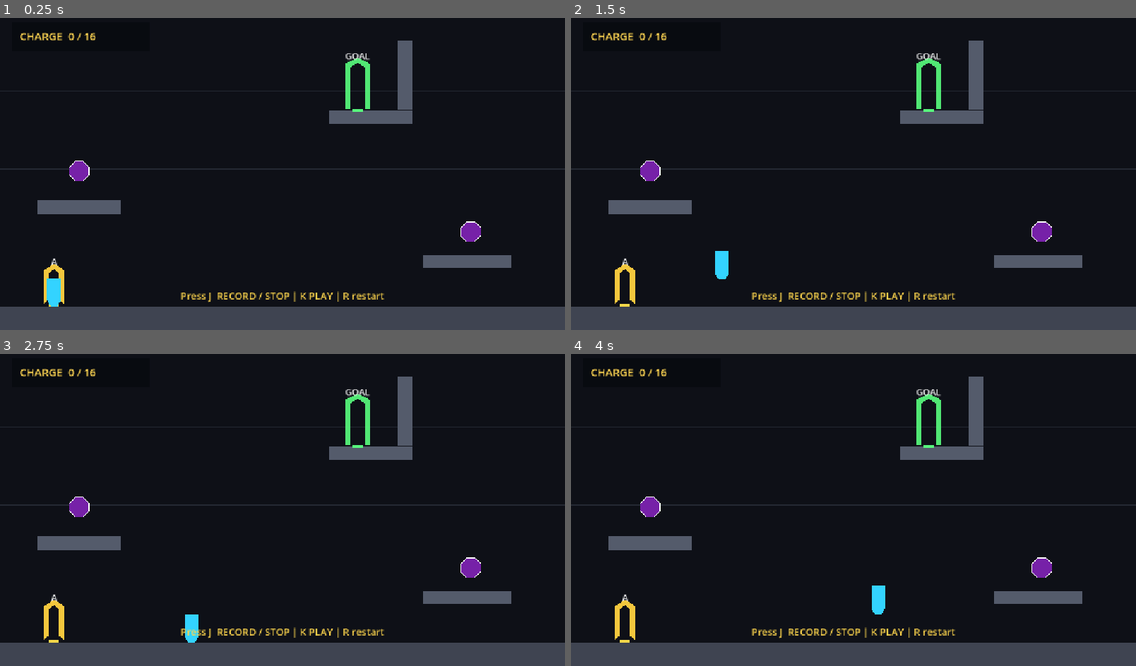
Above: before the commit, frames 1-4 (two rows, left to right).
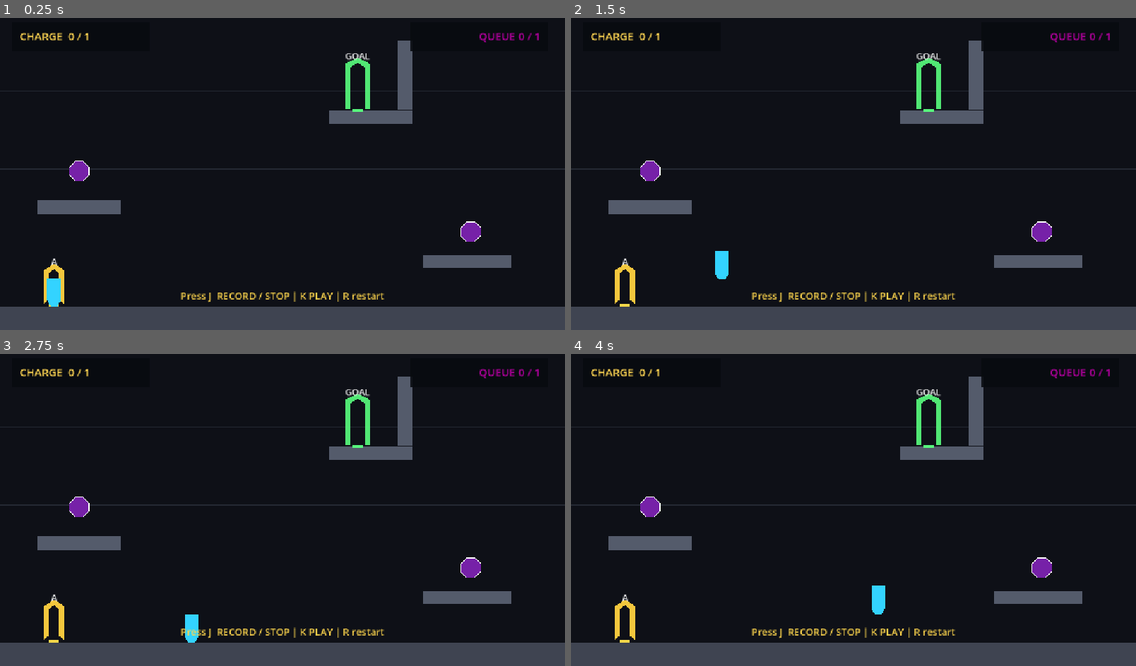
Above: after the commit, the same moments.

Repository: chingminghu/10_seconds
Game: Godot game, scene res://scenes/levels/level1_v2.tscn
Same seed, same stepped clock (60 frames per second), same inputs: the game is played once before the commit and once after it. This scene is started directly instead of the project's main scene.
Inputs:
- Up to frame 1 (0.25 s): no input
- Up to frame 2 (1.5 s): tap J at 0.5, 1.25 s; hold Enter (play_record) 0.53-1.28 s; hold D (move_right) from 0.53 s (still down); tap Space (jump) at 0.77 s; tap Backspace (return_previous_anchor) at 1.35 s
- Up to frame 3 (2.75 s): tap Space (jump) at 1.52 s; tap J at 2 s; release D (move_right) at 2.03 s; hold A (move_left) from 2.03 s (still down); hold Shift (slow_move) from 2.03 s (still down)
- Up to frame 4 (4 s): tap J at 2.75, 2.85, 3.5 s; release A (move_left) at 2.78 s; release Shift (slow_move) at 2.78 s; hold D (move_right) from 2.78 s (still down); tap Space (jump) at 3.02, 3.77 s; tap K at 3.6 s

The runs differ from the first frame. In frame 1, 0.2% of the frame differs, in the area x 15-96%, y 4-11%; in frame 2, 0.2%; in frame 3, 0.2%; in frame 4, 0.2%.

Commit message:
fix some bugs

Diff:
--- a/scenes/levels/level1_v2.tscn
+++ b/scenes/levels/level1_v2.tscn
@@ -115,7 +115,6 @@
 echo_scene = ExtResource("7_bhkhi")
 echo_container = NodePath("../EchoContainer")
 snapshot_controller = NodePath("../SnapshotController")
-recording_capacity = 16
 
 [node name="RecordingController" type="Node" parent="." unique_id=1815970254 node_paths=PackedStringArray("state_source")]
 script = ExtResource("8_fyl4j")
--- a/scenes/ui/hud_v2.gd
+++ b/scenes/ui/hud_v2.gd
@@ -4,18 +4,19 @@
 @export var run_controller: RunControllerV2
 
 @onready var _charge_label: Label = %ChargeLabel
+@onready var _record_queue_label: Label = %RecordQueueLabel
 @onready var _recording_panel: Control = %RecordingPanel
 @onready var _recording_label: Label = %RecordingLabel
 
 
 func _ready() -> void:
 	assert(run_controller != null, "HUD_V2 requires a RunControllerV2 reference.")
-
 	run_controller.recording_charges_changed.connect(_on_recording_charges_changed)
 	run_controller.recording_started.connect(_on_recording_started)
 	run_controller.recording_finished.connect(_on_recording_finished)
 	run_controller.reset_started.connect(_on_reset_started)
 	run_controller.level_completed.connect(_on_level_completed)
+	run_controller.recording_queue_changed.connect(_on_recording_queue_changed)
 
 	_on_recording_charges_changed(
 		run_controller.recording_charges,
@@ -31,6 +32,8 @@
 func _on_recording_charges_changed(available: int, maximum: int) -> void:
 	_charge_label.text = "CHARGE  %d / %d" % [available, maximum]
 
+func _on_recording_queue_changed(current_size: int, capacity: int) -> void:
+	_record_queue_label.text = "QUEUE %d / %d" % [current_size, capacity]
 
 func _on_recording_started(_segment: RecordedSegment) -> void:
 	_update_recording_display()
--- a/scenes/ui/hud_v2.tscn
+++ b/scenes/ui/hud_v2.tscn
@@ -26,6 +26,30 @@
 theme_override_colors/font_color = Color(1, 0.84, 0.32, 1)
 theme_override_font_sizes/font_size = 22
 text = "CHARGE  0 / 1"
+vertical_alignment = 1
+
+[node name="RecordQueuePanel" type="ColorRect" parent="." unique_id=1488622846]
+offset_left = 837.0
+offset_top = 20.0
+offset_right = 1117.0
+offset_bottom = 78.0
+mouse_filter = 2
+color = Color(0.03, 0.04, 0.06, 0.88)
+
+[node name="RecordQueueLabel" type="Label" parent="RecordQueuePanel" unique_id=502098040]
+unique_name_in_owner = true
+layout_mode = 1
+anchors_preset = 15
+anchor_right = 1.0
+anchor_bottom = 1.0
+offset_left = 16.0
+offset_right = -16.0
+grow_horizontal = 2
+grow_vertical = 2
+theme_override_colors/font_color = Color(0.6961296, 0.00014073432, 0.61602885, 1)
+theme_override_font_sizes/font_size = 22
+text = "QUEUE  0 / 1"
+horizontal_alignment = 2
 vertical_alignment = 1
 
 [node name="RecordingPanel" type="ColorRect" parent="." unique_id=883759466]
--- a/scripts/v2/run_controller_v2.gd
+++ b/scripts/v2/run_controller_v2.gd
@@ -169,6 +169,7 @@
 	_active_echo.playback_completed.connect(_on_echo_playback_completed)
 	_active_echo.play_segment_reverse(segment)
 	playback_started.emit(segment)
+	_try_collect_overlapping_orbs()
 	return true
 
 
